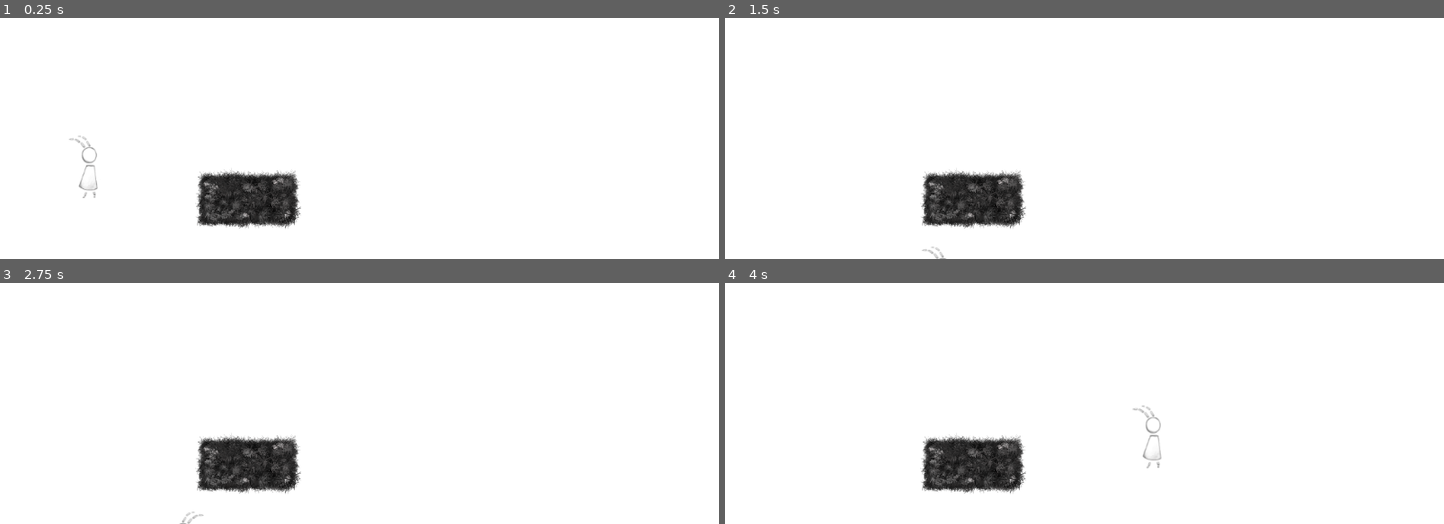
Above: before the commit, frames 1-4 (two rows, left to right).
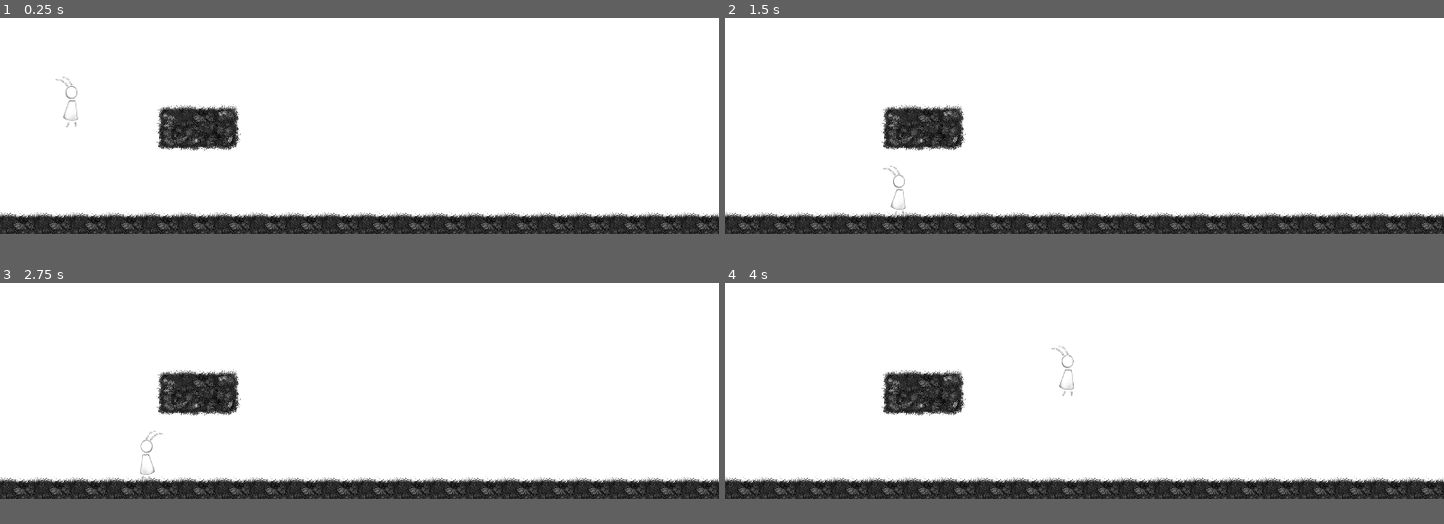
Above: after the commit, the same moments.

Repository: uatuko/game-off-2021
Game: Godot game, scene res://src/levels/grasslands.tscn
The game is run twice, just before and just after one commit, with the same random seed, the same clock (stepped at 60 frames per second) and the same inputs.
Inputs:
- Up to frame 1 (0.25 s): no input
- Up to frame 2 (1.5 s): hold D (move_right) from 0.53 s (still down); tap W (jump) at 0.77 s
- Up to frame 3 (2.75 s): tap W (jump) at 1.52 s; release D (move_right) at 2.03 s; hold A (move_left) from 2.03 s (still down)
- Up to frame 4 (4 s): release A (move_left) at 2.78 s; hold D (move_right) from 2.78 s (still down); tap W (jump) at 3.02, 3.77 s
In our replay, the window is 800x468 before the commit and 800x440 after it. These sizes can differ from the game's own. Grey fills any space a smaller window leaves; there, only what the larger window draws over its background counts as a difference.

The runs differ from the first frame. In frame 1, 12% of the frame differs, in the area x 0-100%, y 24-90%; in frame 2, 12%; in frame 3, 12%; in frame 4, 13%, in the area x 0-100%, y 26-90%.

Commit message:
issue #3 - hidpi, window resizing and scaling

Diff:
--- a/project.godot
+++ b/project.godot
@@ -23,6 +23,14 @@
 config/name="Bugz of Deztiny"
 run/main_scene="res://src/levels/grasslands.tscn"
 config/icon="res://icon.png"
+
+[display]
+
+window/size/width=1280
+window/size/height=704
+window/dpi/allow_hidpi=true
+window/stretch/mode="2d"
+window/stretch/aspect="keep"
 
 [input]
 
